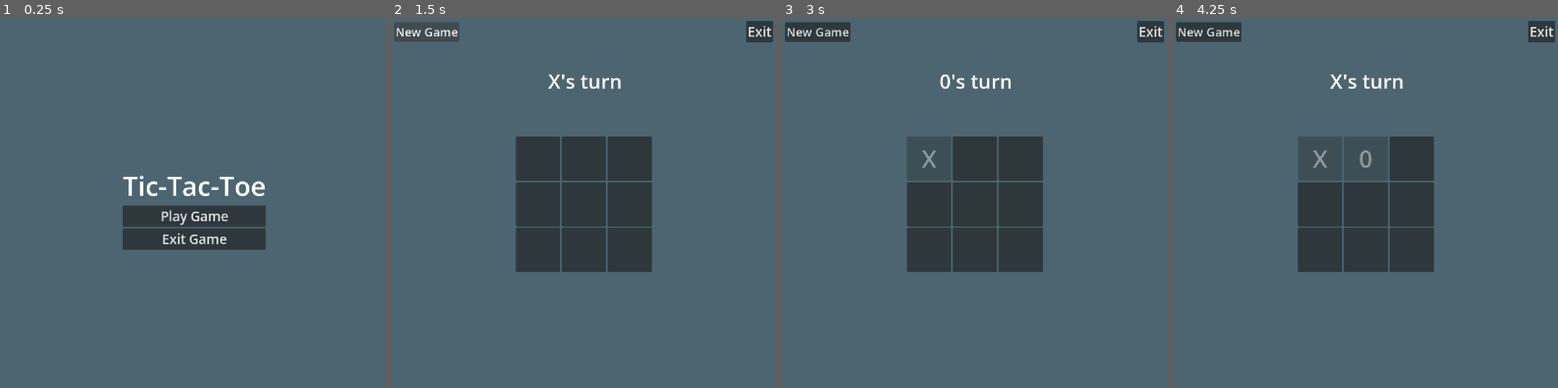
Above: before the commit, frames 1-4 (left to right).
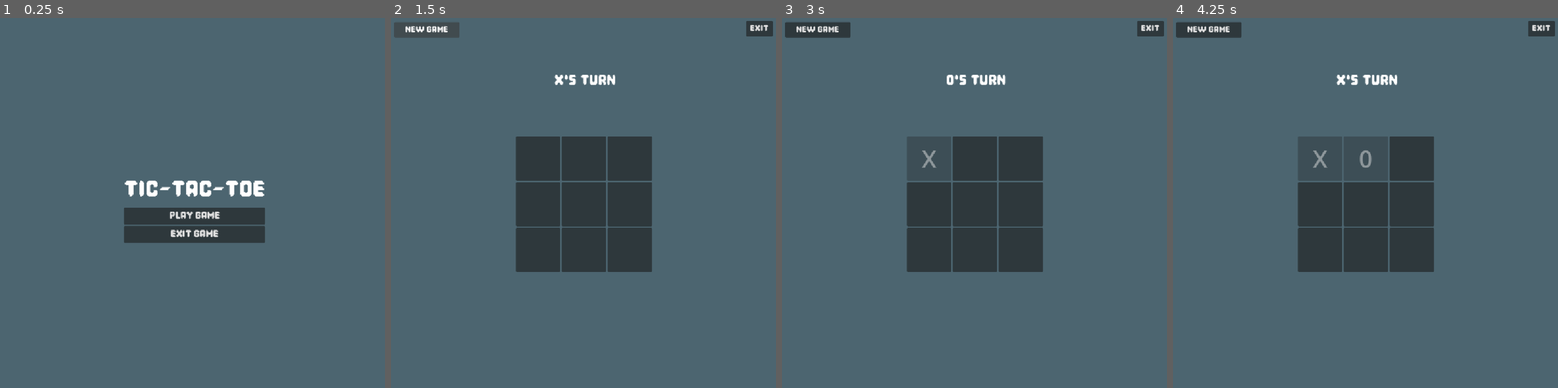
Above: after the commit, the same moments.

Repository: ankit-suman-07/GODOT_TicTacToe
Game: Godot game, scene res://scenes/main_menu.tscn
Two runs of this game, one before a commit and one after it. Both use one fixed random seed, a clock stepped at 60 frames per second and the inputs below.
Inputs (mouse positions are in pixels of both pictures, inside the frame that each line leads up to):
- Up to frame 1 (0.25 s): no input
- Up to frame 2 (1.5 s): click "Play Game" at 0.5 s; click "New Game" at 1.25 s
- Up to frame 3 (3 s): click "New Game" at 2 s; click (928, 158) at 2.75 s
- Up to frame 4 (4.25 s): click (1365, 158) at 3.5 s

The runs differ from the first frame. In frame 1, 2.7% of the frame differs, in the area x 31-69%, y 42-63%; in frame 2, 1.1%; in frame 3, 1.1%; in frame 4, 1.1%.

Commit message:
Update font style

Diff:
--- a/scenes/main_game_scene.tscn
+++ b/scenes/main_game_scene.tscn
@@ -2,6 +2,7 @@
 
 [ext_resource type="Script" uid="uid://d00b4q8eao4le" path="res://scripts/main_game_script.gd" id="1_it2yt"]
 [ext_resource type="PackedScene" uid="uid://ceteg3b27i75k" path="res://scenes/strike.tscn" id="2_qsd30"]
+[ext_resource type="FontFile" uid="uid://cgbvqalpfog4q" path="res://assets/Pixel Game.otf" id="3_d383n"]
 
 [sub_resource type="Theme" id="Theme_it2yt"]
 
@@ -120,6 +121,7 @@
 offset_bottom = 883.0
 size_flags_horizontal = 3
 size_flags_vertical = 10
+theme_override_fonts/font = ExtResource("3_d383n")
 theme_override_font_sizes/font_size = 72
 horizontal_alignment = 1
 vertical_alignment = 1
@@ -128,6 +130,7 @@
 offset_top = 140.0
 offset_right = 1078.0
 offset_bottom = 249.0
+theme_override_fonts/font = ExtResource("3_d383n")
 theme_override_font_sizes/font_size = 54
 horizontal_alignment = 1
 vertical_alignment = 1
@@ -141,7 +144,8 @@
 
 [node name="ExitBtn" type="Button" parent="VBoxContainer" unique_id=1915055893]
 layout_mode = 2
-theme_override_font_sizes/font_size = 36
+theme_override_fonts/font = ExtResource("3_d383n")
+theme_override_font_sizes/font_size = 32
 text = "Exit"
 
 [node name="VBoxContainer3" type="VBoxContainer" parent="." unique_id=2024997112]
@@ -152,6 +156,7 @@
 
 [node name="NewGameBtn" type="Button" parent="VBoxContainer3" unique_id=1709312352]
 layout_mode = 2
+theme_override_fonts/font = ExtResource("3_d383n")
 theme_override_font_sizes/font_size = 32
 text = "New Game"
 
@@ -163,6 +168,7 @@
 
 [node name="RestartBtn" type="Button" parent="VBoxContainer2" unique_id=694040770]
 layout_mode = 2
+theme_override_fonts/font = ExtResource("3_d383n")
 theme_override_font_sizes/font_size = 36
 text = "Restart"
 
--- a/scenes/main_menu.tscn
+++ b/scenes/main_menu.tscn
@@ -1,6 +1,7 @@
 [gd_scene format=3 uid="uid://dx3cjqbnibep8"]
 
 [ext_resource type="Script" uid="uid://bujbodgu1pglr" path="res://scripts/main_menu.gd" id="1_l6cm7"]
+[ext_resource type="FontFile" uid="uid://cgbvqalpfog4q" path="res://assets/Pixel Game.otf" id="2_ekxnf"]
 
 [node name="main_menu" type="Control" unique_id=1981535127]
 layout_mode = 3
@@ -24,18 +25,21 @@
 
 [node name="Label" type="Label" parent="CenterContainer/VBoxContainer" unique_id=1286988469]
 layout_mode = 2
-theme_override_font_sizes/font_size = 72
+theme_override_fonts/font = ExtResource("2_ekxnf")
+theme_override_font_sizes/font_size = 84
 text = "Tic-Tac-Toe"
 horizontal_alignment = 1
 vertical_alignment = 1
 
 [node name="PlayBtn" type="Button" parent="CenterContainer/VBoxContainer" unique_id=2049886839]
 layout_mode = 2
+theme_override_fonts/font = ExtResource("2_ekxnf")
 theme_override_font_sizes/font_size = 36
 text = "Play Game"
 
 [node name="ExitBtn" type="Button" parent="CenterContainer/VBoxContainer" unique_id=611771545]
 layout_mode = 2
+theme_override_fonts/font = ExtResource("2_ekxnf")
 theme_override_font_sizes/font_size = 36
 text = "Exit Game"
 
Binary file added: assets/Pixel Game.otf
Not shown, added: assets/Pixel Game.otf.import
Not shown, added: .DS_Store
